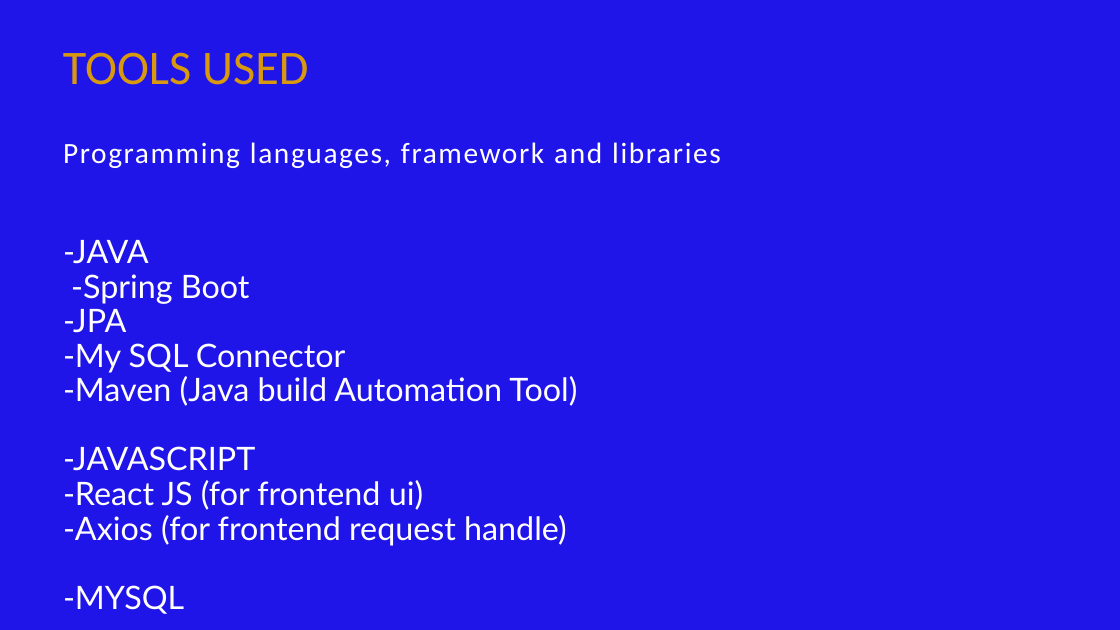
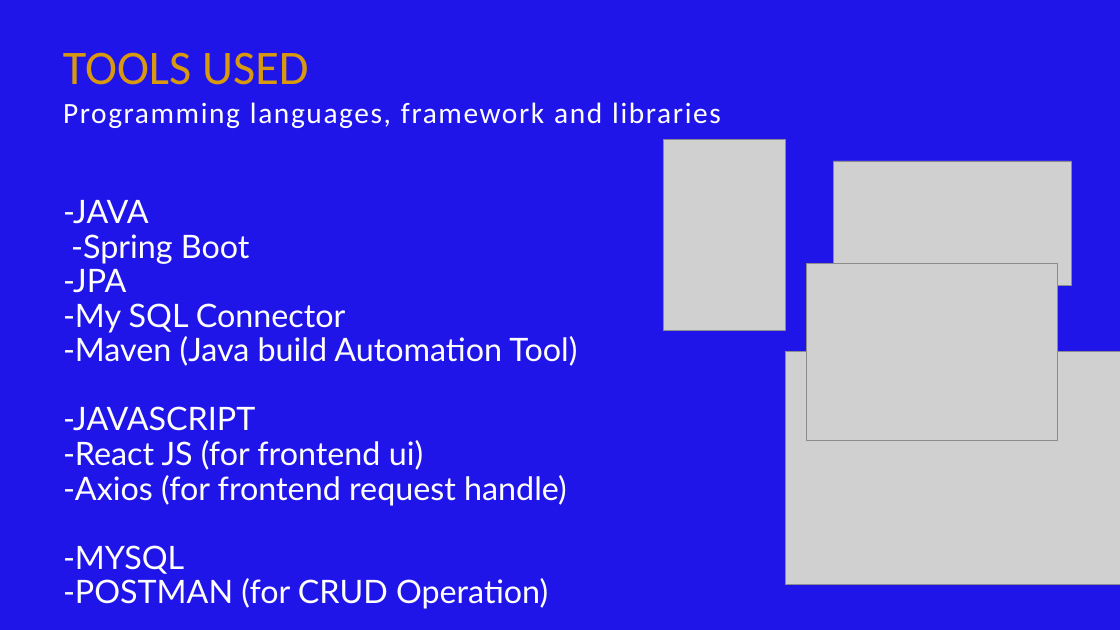
Before and after one commit to bhattaraijay05/msql-spring-react, a slide deck: slide 12 of java project.pptx (slide 9 before the commit). Drawn at 1120x630 pixels with LibreOffice and Linux fonts; fonts in the diff are those of the drawing; grey boxes stand for pictures. Boxes give left, top, right and bottom in pixels: in the first picture for what was removed or moved away, otherwise in the second. Text is boxed around its words. In the diff, an @@ line names an element or a change of style, - is before the commit and + after.

```diff
--- a/java project.pptx
+++ b/java project.pptx
@@ text "Programming languages, framework and libraries": place and size @@
-text "Programming languages, framework and libraries" at bbox=[63, 142, 721, 168]
+text "Programming languages, framework and libraries" at bbox=[63, 102, 721, 128]
@@ picture added at bbox=[664, 139, 785, 330] @@
@@ picture added at bbox=[833, 161, 1071, 286] @@
@@ text "-JAVA": place and size @@
-text "-JAVA" at bbox=[63, 240, 577, 614]
+text "-JAVA" at bbox=[63, 200, 577, 609]
@@ picture added at bbox=[806, 263, 1057, 440] @@
@@ picture added at bbox=[785, 352, 1120, 585] @@
@@ text at bbox=[63, 578, 548, 609]: paragraph added @@
+-POSTMAN (for CRUD Operation)
```
Also in this commit, not shown: 3 other slides changed, 6 slides added, 3 slides removed, 6 other files.
